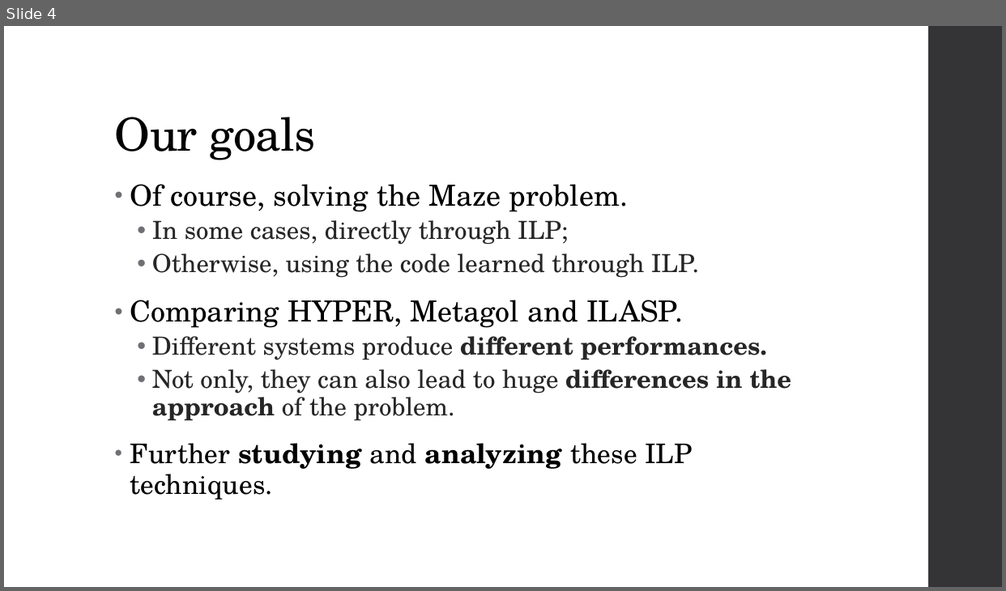
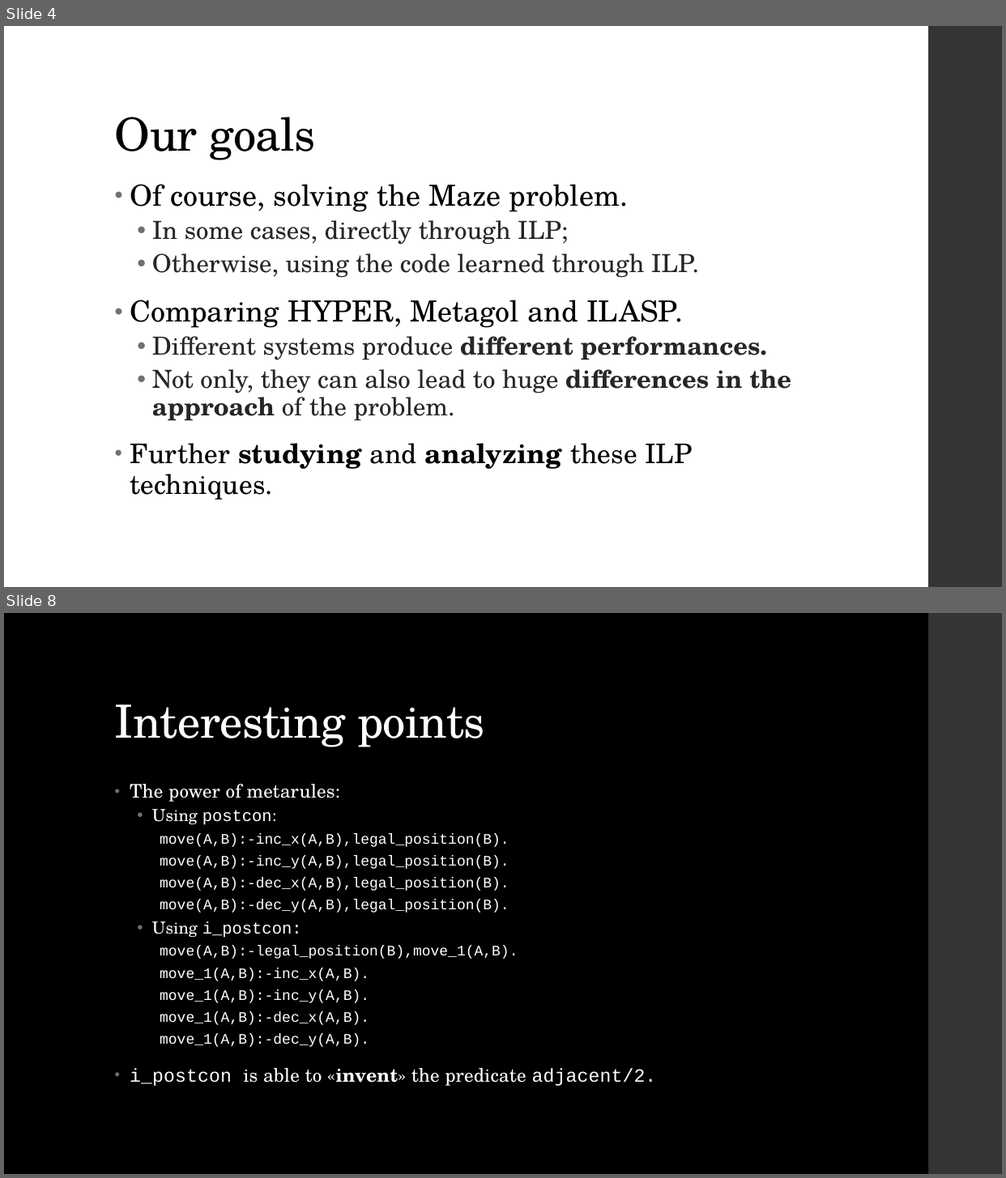
Before and after one commit to Alex-Dell1/ATAI_Maze_Project, a slide deck: ATAI_Presentation.pptx. Shown one above the other, each under a label of ours: slide 4 before the commit, slides 4 and 8 after it; the slides between them are not shown. The pictures are 1006x591 and 1006x1178 pixels, drawn with LibreOffice and Linux fonts; fonts in the diff are those of the drawing; background and template pictures are left out; a plain dark background stands for a picture behind light text. Boxes give left, top, right and bottom in pixels: in the first picture for what was removed or moved away, otherwise in the second. Text is boxed around its words. In the diff, an @@ line names an element or a change of style, - is before the commit and + after.

```diff
--- a/ATAI_Presentation.pptx
+++ b/ATAI_Presentation.pptx
@@ slide 8 added at bbox=[4, 613, 1002, 1174], background picture (left out); not listed: 1 template element that a slide beside it also shows @@
@@ rectangle added at bbox=[4, 613, 928, 1174], fill #000000 @@
@@ title added at bbox=[115, 705, 485, 747], 44 pt, text #FFFFFF @@
+Interesting points
@@ text added at bbox=[130, 784, 657, 1086], 14 pt, text #FFFFFF @@
+• The power of metarules:
+  • Using postcon:
+    move(A,B):-inc_x(A,B),legal_position(B).
+    move(A,B):-inc_y(A,B),legal_position(B).
+    move(A,B):-dec_x(A,B),legal_position(B).
+    move(A,B):-dec_y(A,B),legal_position(B).
+  • Using i_postcon:
+    move(A,B):-legal_position(B),move_1(A,B).
+    move_1(A,B):-inc_x(A,B).
+    move_1(A,B):-inc_y(A,B).
+    move_1(A,B):-dec_x(A,B).
+    move_1(A,B):-dec_y(A,B).
+• i_postcon is able to «invent» the predicate adjacent/2.
```
Also in this commit, not shown: 6 other slides added.
